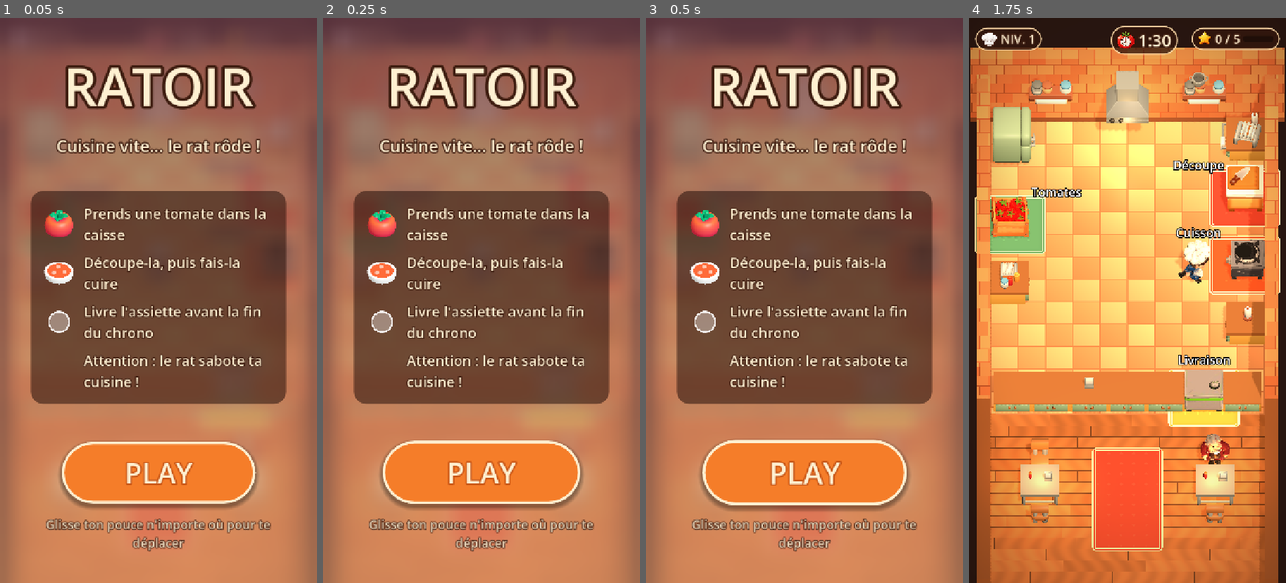
Above: before the commit, frames 1-4 (left to right).
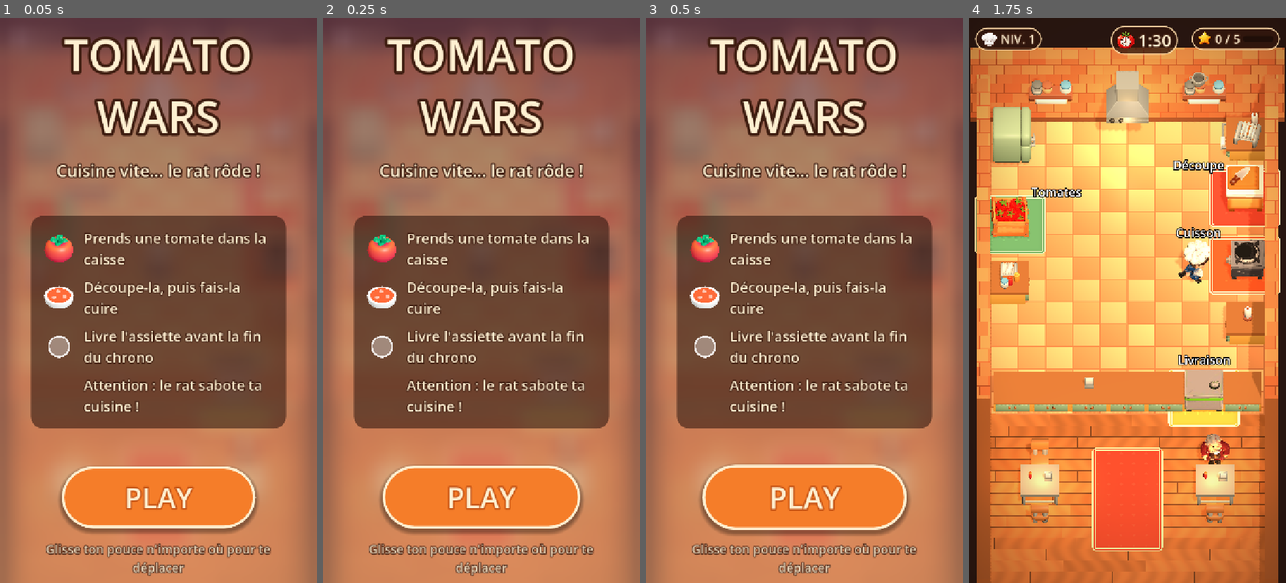
Above: after the commit, the same moments.

Repository: RayaneChCh-dev/Ratoir
Game: Godot game, scene res://scenes/main.tscn
The game is run twice, just before and just after one commit, with the same random seed, the same clock (stepped at 60 frames per second) and the same inputs. Sound files missing from this copy of the repository are replaced by a short silence.
Inputs (mouse positions are in pixels of both pictures, inside the frame that each line leads up to):
- Up to frame 1 (0.05 s): no input
- Up to frame 2 (0.25 s): no input
- Up to frame 3 (0.5 s): no input
- Up to frame 4 (1.75 s): click "PLAY" at 0.5 s; tap Enter at 1.25 s; move the mouse to (1197, 272) at 1.27 s; hold D (move_right) from 1.28 s (still down); tap Space (hit) at 1.35 s; click (1197, 272) at 1.42 s

The runs differ from the first frame. In frame 1, 31% of the frame differs, in the area x 9-91%, y 3-99%; in frame 2, 32%; in frame 3, 32%; in frame 4, nothing differs.

Commit message:
Renomme le jeu en Tomato Wars
- Titre de l'écran d'accueil, nom du projet Godot (titre de la page Web),
  zip d'export (tomato-wars-web.zip), README, concept, contribution, crédits,
  prompts de logo, fiches de phase, skill de workflow
- Le dépôt GitHub garde le nom Ratoir (URL de clonage inchangées)
- Capture de l'écran d'accueil refaite avec le nouveau titre

Co-Authored-By: Claude Opus 5.5 <noreply@anthropic.com>

Diff:
--- a/project.godot
+++ b/project.godot
@@ -10,7 +10,7 @@
 
 [application]
 
-config/name="Ratoir"
+config/name="Tomato Wars"
 run/main_scene="res://scenes/main.tscn"
 config/features=PackedStringArray("4.7", "GL Compatibility")
 
--- a/scripts/ui/onboarding.gd
+++ b/scripts/ui/onboarding.gd
@@ -31,8 +31,8 @@
 
 
 func _show_menu() -> void:
-	_title.text = "RATOIR"
-	_title.add_theme_font_size_override("font_size", 120)
+	_title.text = "TOMATO WARS"
+	_title.add_theme_font_size_override("font_size", 100)
 	_subtitle.text = "Cuisine vite… le rat rôde !"
 	_steps_card.visible = true
 	_button.text = "PLAY"
Binary file changed: docs/images/screens/1_accueil.png
Not shown, changed: .claude/skills/phase-workflow/SKILL.md
Not shown, changed: CREDITS.md
Not shown, changed: README.md
Not shown, changed: docs/ASSETS.md
Not shown, changed: docs/CONCEPT.md
Not shown, changed: docs/CONTRIBUTING.md
Not shown, changed: docs/phases/PHASE-4-manche.md
Not shown, changed: docs/phases/PHASE-5-commentateur.md
Not shown, changed: docs/phases/PHASE-6-juge-recap.md
Not shown, changed: docs/phases/PHASE-7-polish.md
Not shown, changed: docs/phases/PHASE-8-demo.md
(and 2 more such lines)
